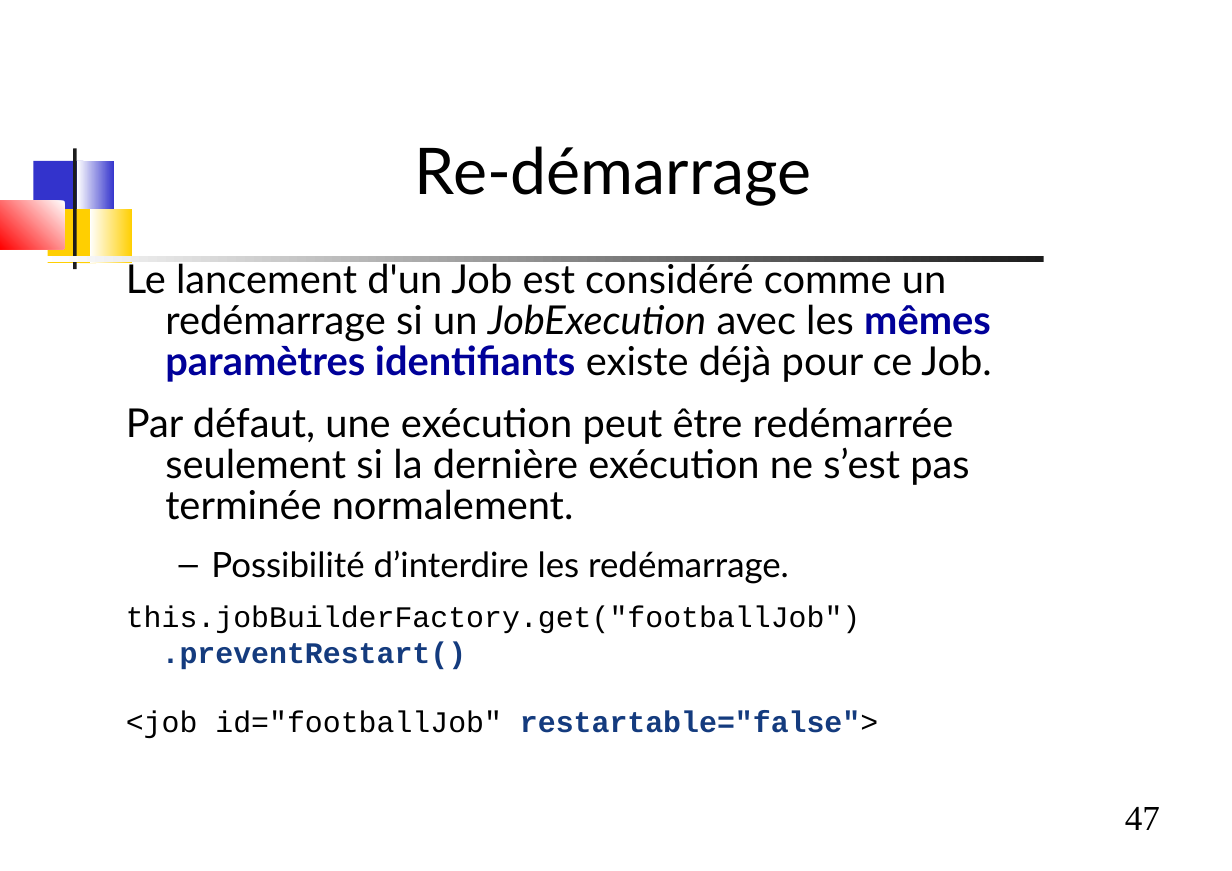
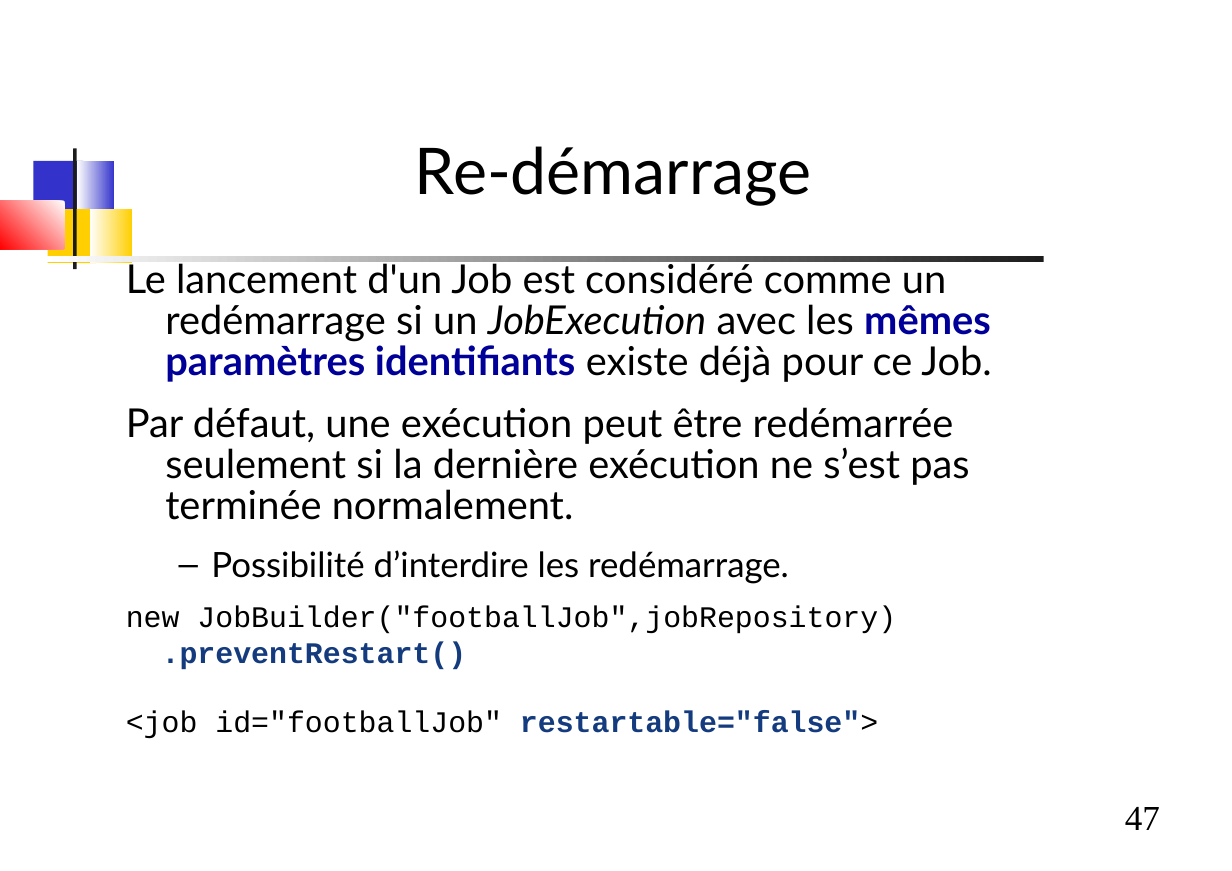
Before and after one commit to dthibau/springbatch, a slide deck: slide 47 of SpringBatch.odp. Drawn at 1232x871 pixels with LibreOffice and Linux fonts; fonts in the diff are those of the drawing. Boxes give left, top, right and bottom in pixels: in the first picture for what was removed or moved away, otherwise in the second. Text is boxed around its words. In the diff, an @@ line names an element or a change of style, - is before the commit and + after.

```diff
--- a/SpringBatch.odp
+++ b/SpringBatch.odp
@@ text at [126,605,896,634]: text changed @@
-this.jobBuilderFactory.get("footballJob")
+new JobBuilder("footballJob",jobRepository)
```
Also in this commit, not shown: 7 other slides changed, 3 slides removed, 2 other files.
